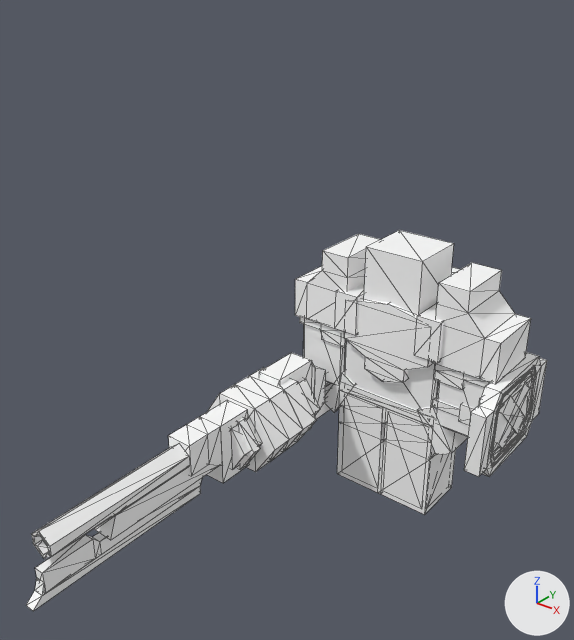
An edit to the COLLADA model Objects3d/ravager.dae, drawn before and after from the same camera.
One viewpoint serves both versions: a 50 mm lens placed at (84.7, -149.9, 128.9), pointed at (-7.5, -34.7, 57.5). The lights are fixed; the arrows at lower right show +X, +Y and +Z. Mesh edges are drawn as thin lines. Where no turn or scale is listed for an object, it has been applied to the vertices.

In view in the first picture: 'body', 'gunlance', 'head', 'larm', 'lleg', 'rarm', 'rleg'.
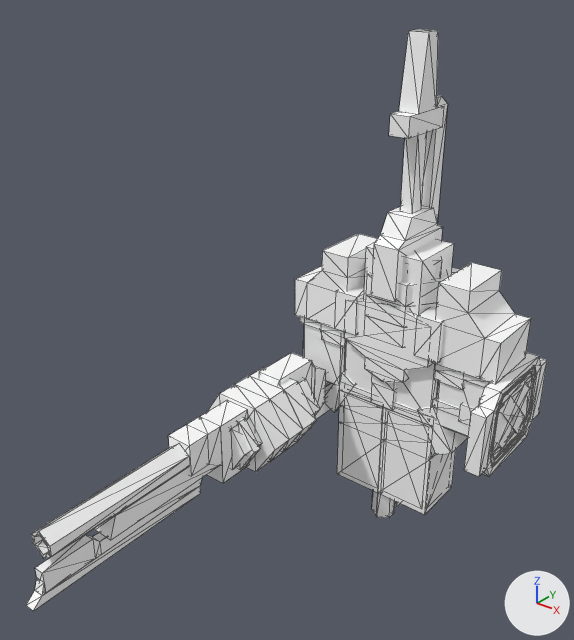
The change, as a diff of the scene's bpy script:
```diff
--- a/Objects3d/ravager.dae.py
+++ b/Objects3d/ravager.dae.py
@@ me_cube_001 @@
+me_cube_001.from_pydata(...)  # 260 vertices, 444 faces; spans x -10.8..10.8, y -9.9..9.7, z -51.1..72.7
+me_cube_001.materials.append(mat_spring)  # white #ffffff
@@ ob_spawn @@
+ob_spawn = bpy.data.objects.new('spawn', me_cube_001)
+ob_spawn.location = (0.0, 0.0, 38.8)
```

Boxes (x1, y1, x2, y2) around the edits, measured in the pictures (574 x 640 px):
'spawn', added
    after: (366, 29, 448, 518)
